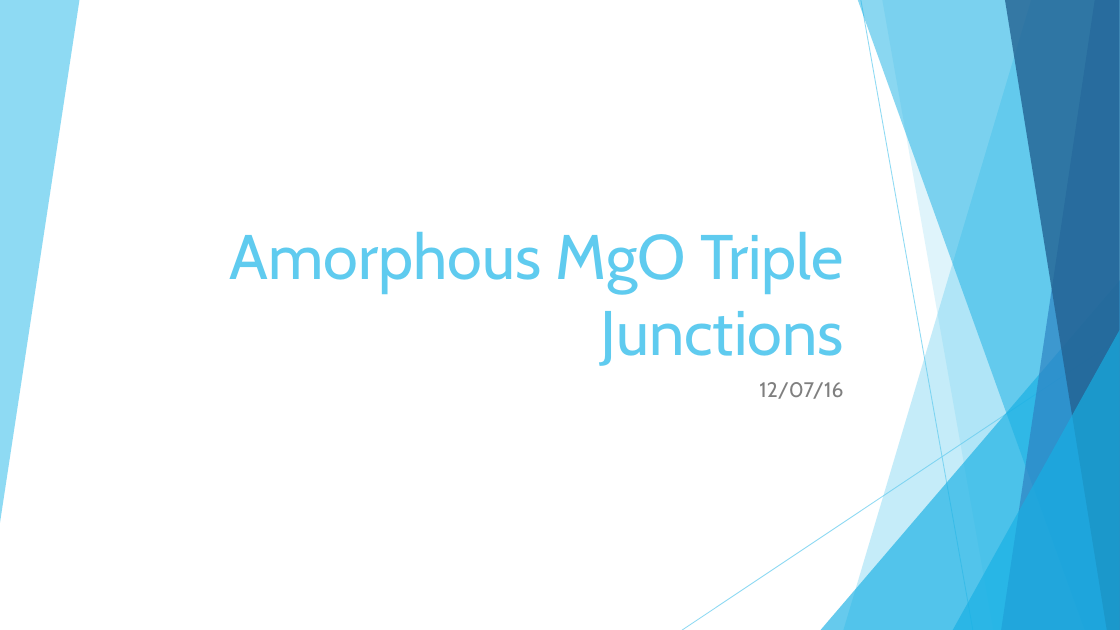
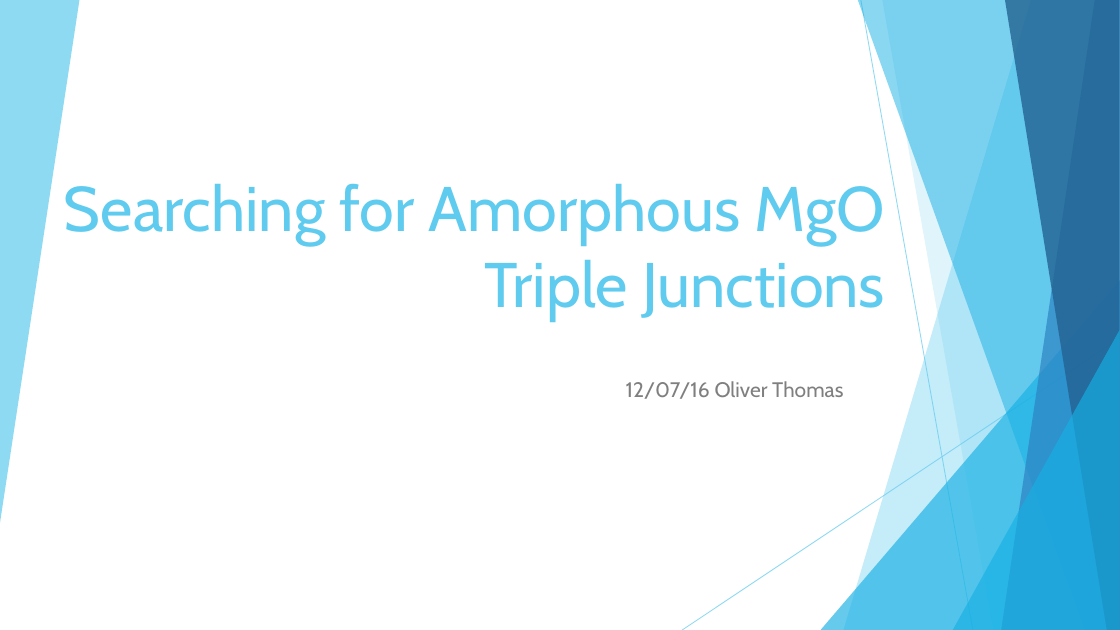
Before and after one commit to OFThomas/amorphMgO, a slide deck: slide 1 of Amorphous MgO Triple Junctions.odp. Drawn at 1120x630 pixels with LibreOffice and Linux fonts; fonts in the diff are those of the drawing. Boxes give left, top, right and bottom in pixels: in the first picture for what was removed or moved away, otherwise in the second. Text is boxed around its words. In the diff, an @@ line names an element or a change of style, - is before the commit and + after.

```diff
--- a/Amorphous MgO Triple Junctions.odp
+++ b/Amorphous MgO Triple Junctions.odp
@@ title at (64, 184, 885, 321): text changed @@
-Amorphous MgO Triple Junctions
+Searching for Amorphous MgO Triple Junctions
@@ subtitle at (626, 381, 843, 399): text changed @@
-12/07/16
+12/07/16 Oliver Thomas
```
Also in this commit, not shown: 1 other slide changed, 22 other files.
